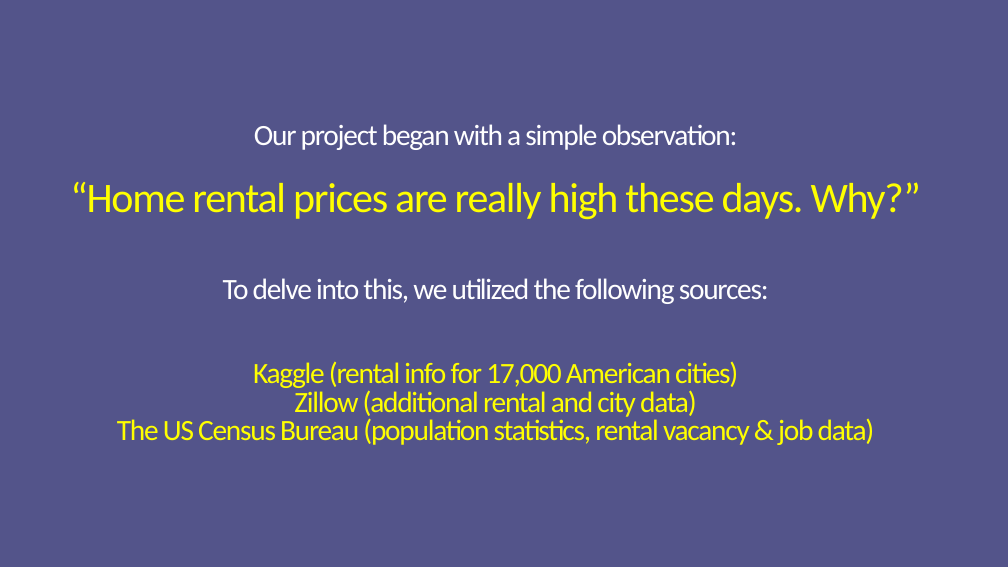
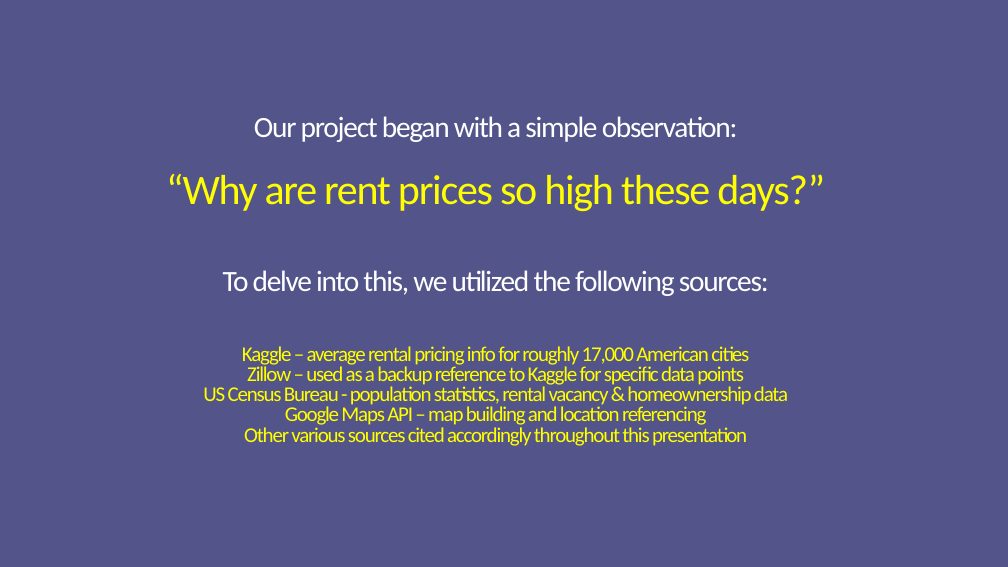
Before and after one commit to marcusmcb/group-project-1, a slide deck: slide 2 of resources/powerpoint/uci-rental-presentation.pptx. Drawn at 1008x567 pixels with LibreOffice and Linux fonts; fonts in the diff are those of the drawing. Boxes give left, top, right and bottom in pixels: in the first picture for what was removed or moved away, otherwise in the second. Text is boxed around its words. In the diff, an @@ line names an element or a change of style, - is before the commit and + after.

```diff
--- a/resources/powerpoint/uci-rental-presentation.pptx
+++ b/resources/powerpoint/uci-rental-presentation.pptx
@@ title at [166,116,825,446]: text changed; size 28 to 20 pt @@
-Our project began with a simple observation:
-“Home rental prices are really high these days. Why?”
-To delve into this, we utilized the following sources:
-Kaggle (rental info for 17,000 American cities)
-Zillow (additional rental and city data)
-The US Census Bureau (population statistics, rental vacancy & job data)
+Our project began with a simple observation:
+“Why are rent prices so high these days?”
+To delve into this, we utilized the following sources:
+Kaggle – average rental pricing info for roughly 17,000 American cities
+Zillow – used as a backup reference to Kaggle for specific data points
+US Census Bureau - population statistics, rental vacancy & homeownership data
+Google Maps API – map building and location referencing
+Other various sources cited accordingly throughout this presentation
```
Also in this commit, not shown: 15 other slides changed, 4 slides added, 2 slides removed, 1 other file.
